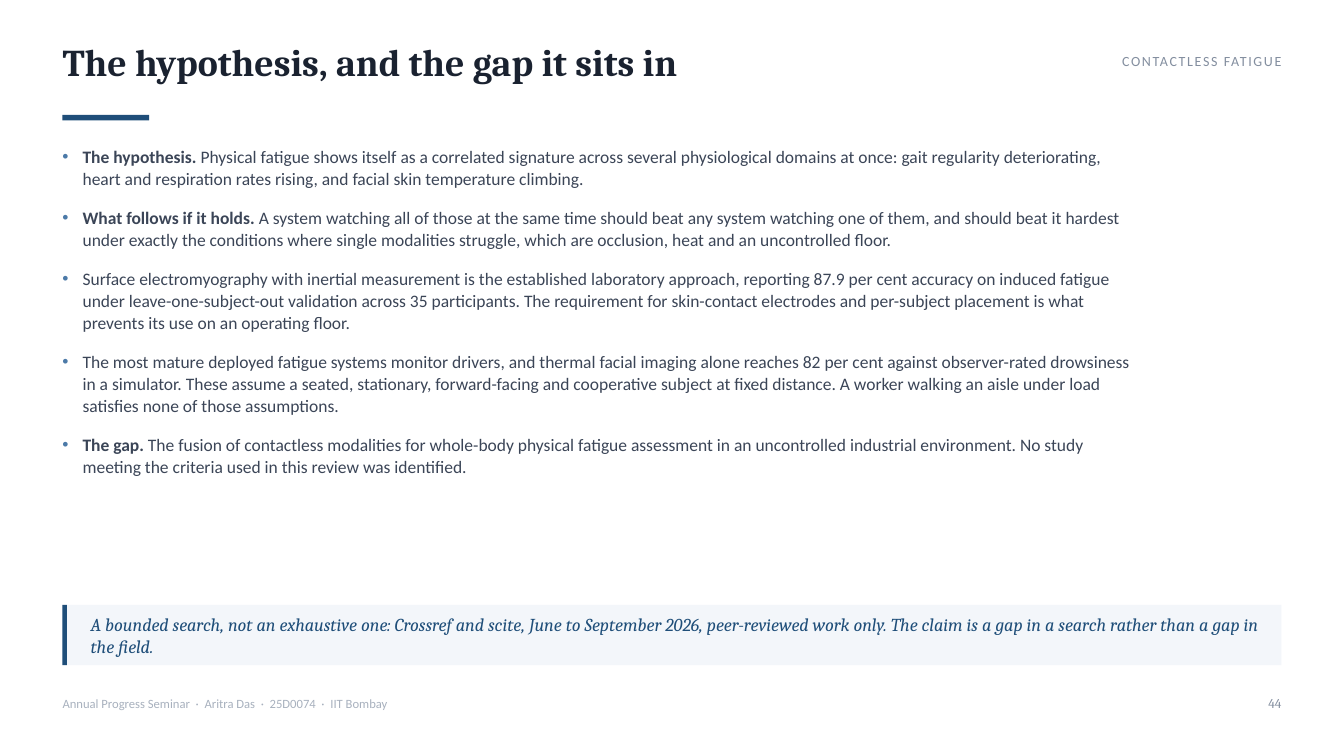
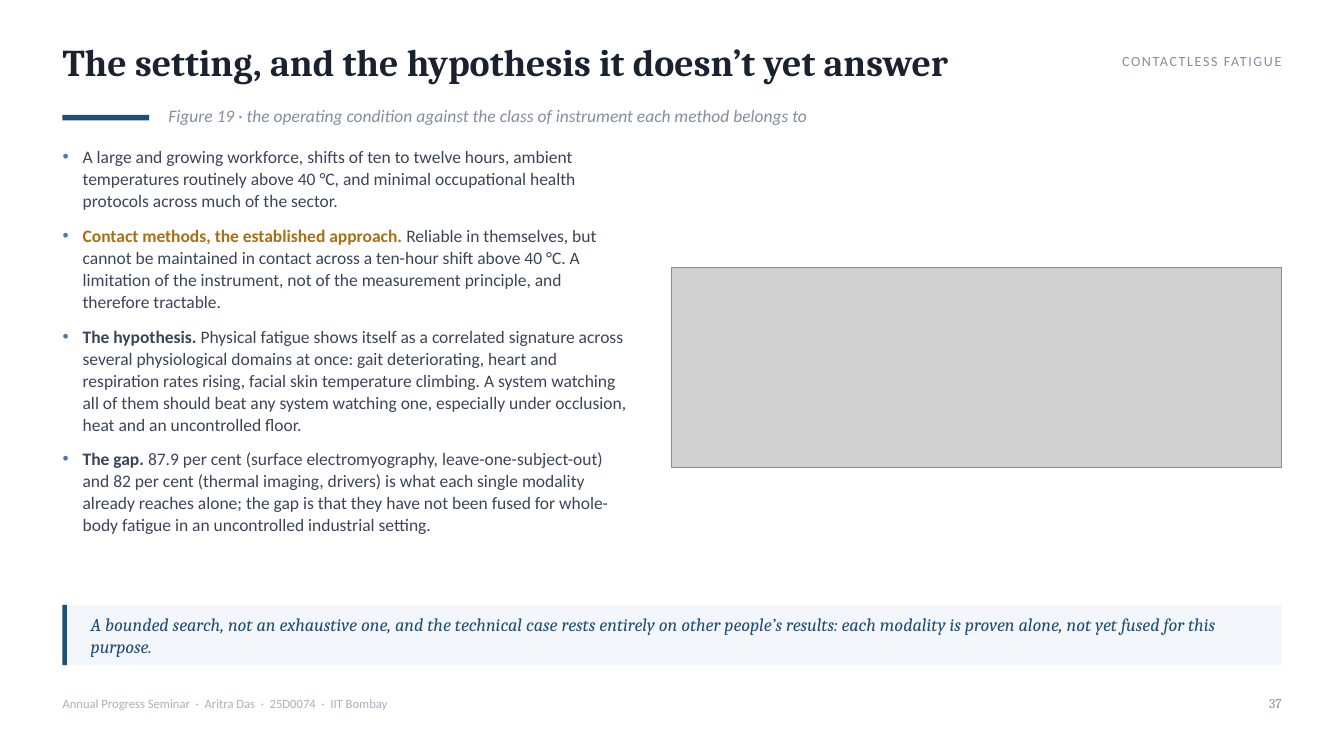
Before and after one commit to AritraD11/NarrowAisleBot, a slide deck: slide 37 of docs/aps_report/seminar_final/NarrowAisleBot_APS_Seminar.pptx (slide 44 before the commit). Drawn at 1344x756 pixels with LibreOffice and Linux fonts; fonts in the diff are those of the drawing; grey boxes stand for pictures. Boxes give left, top, right and bottom in pixels: in the first picture for what was removed or moved away, otherwise in the second. Text is boxed around its words. In the diff, an @@ line names an element or a change of style, - is before the commit and + after.

```diff
--- a/docs/aps_report/seminar_final/NarrowAisleBot_APS_Seminar.pptx
+++ b/docs/aps_report/seminar_final/NarrowAisleBot_APS_Seminar.pptx
@@ text at (x1=63, y1=49, x2=948, y2=85): text changed @@
-The hypothesis, and the gap it sits in
+The setting, and the hypothesis it doesn’t yet answer
@@ text added at (x1=168, y1=110, x2=807, y2=125), 12.5 pt, text #838E9F, italic @@
+Figure 19 · the operating condition against the class of instrument each method belongs to
@@ text at (x1=83, y1=151, x2=626, y2=534): text changed @@
-• The hypothesis. Physical fatigue shows itself as a correlated signature across several physiological domains at once: gait regularity deteriorating, heart and respiration rates rising, and facial skin temperature climbing.
-• What follows if it holds. A system watching all of those at the same time should beat any system watching one of them, and should beat it hardest under exactly the conditions where single modalities struggle, which are occlusion, heat and an uncontrolled floor.
-• Surface electromyography with inertial measurement is the established laboratory approach, reporting 87.9 per cent accuracy on induced fatigue under leave-one-subject-out validation across 35 participants. The requirement for skin-contact electrodes and per-subject placement is what prevents its use on an operating floor.
-• The most mature deployed fatigue systems monitor drivers, and thermal facial imaging alone reaches 82 per cent against observer-rated drowsiness in a simulator. These assume a seated, stationary, forward-facing and cooperative subject at fixed distance. A worker walking an aisle under load satisfies none of those assumptions.
-• The gap. The fusion of contactless modalities for whole-body physical fatigue assessment in an uncontrolled industrial environment. No study meeting the criteria used in this review was identified.
+• A large and growing workforce, shifts of ten to twelve hours, ambient temperatures routinely above 40 °C, and minimal occupational health protocols across much of the sector.
+• Contact methods, the established approach. Reliable in themselves, but cannot be maintained in contact across a ten-hour shift above 40 °C. A limitation of the instrument, not of the measurement principle, and therefore tractable.
+• The hypothesis. Physical fatigue shows itself as a correlated signature across several physiological domains at once: gait deteriorating, heart and respiration rates rising, facial skin temperature climbing. A system watching all of them should beat any system watching one, especially under occlusion, heat and an uncontrolled floor.
+• The gap. 87.9 per cent (surface electromyography, leave-one-subject-out) and 82 per cent (thermal imaging, drivers) is what each single modality already reaches alone; the gap is that they have not been fused for whole-body fatigue in an uncontrolled industrial setting.
@@ picture added at (x1=673, y1=268, x2=1282, y2=468) @@
@@ text at (x1=91, y1=618, x2=1215, y2=657): text changed @@
-A bounded search, not an exhaustive one: Crossref and scite, June to September 2026, peer-reviewed work only. The claim is a gap in a search rather than a gap in the field.
+A bounded search, not an exhaustive one, and the technical case rests entirely on other people’s results: each modality is proven alone, not yet fused for this purpose.
@@ text at (x1=1269, y1=699, x2=1281, y2=708): text changed @@
-44
+37
```
Also in this commit, not shown: 36 other slides changed, 2 slides added, 10 slides removed, 3 other files.
